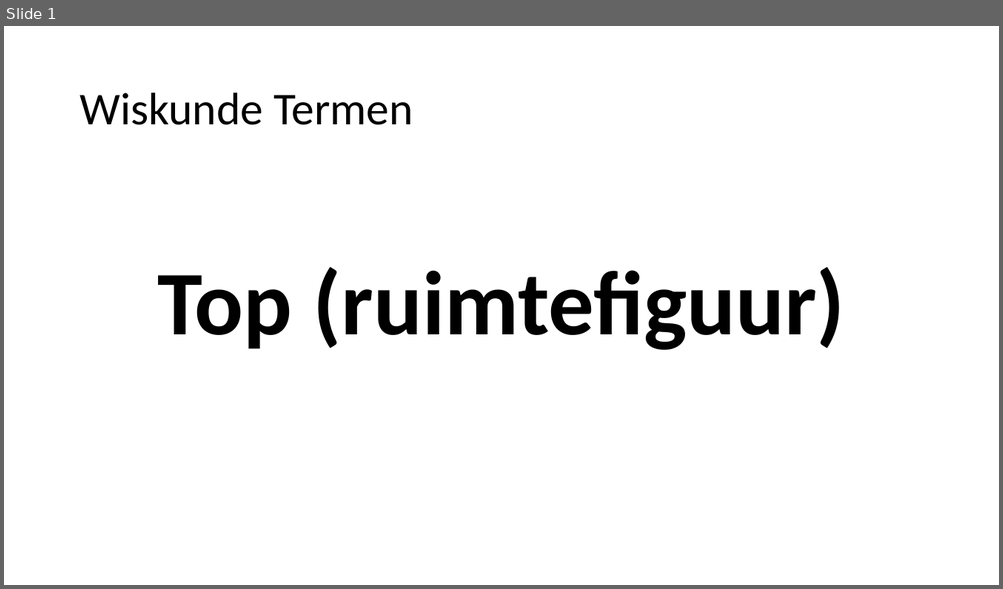
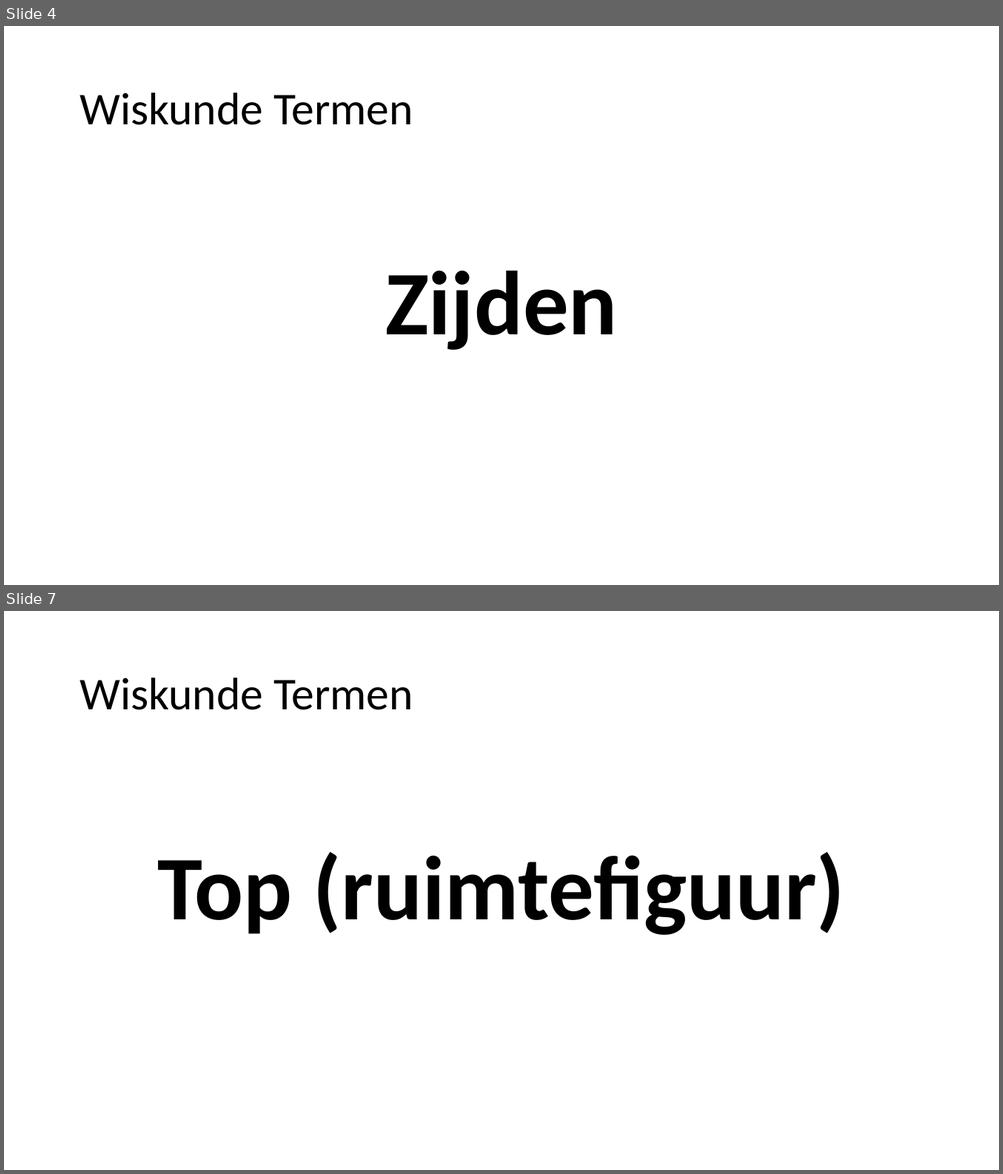
Before and after one commit to heinvinkel/wiskundetermen, a slide deck: meetkunde/AAAAMeetkunde.pptx. Shown one above the other, each under a label of ours: slide 1 before the commit, slides 4 and 7 after it; the slides between them are not shown. The pictures are 1003x589 and 1003x1174 pixels, drawn with LibreOffice and Linux fonts; fonts in the diff are those of the drawing. Boxes give left, top, right and bottom in pixels: in the first picture for what was removed or moved away, otherwise in the second. Text is boxed around its words. In the diff, an @@ line names an element or a change of style, - is before the commit and + after.

```diff
--- a/meetkunde/AAAAMeetkunde.pptx
+++ b/meetkunde/AAAAMeetkunde.pptx
@@ slide 4 added at [4, 26, 999, 585], background #FFFFFF @@
@@ title added at [79, 93, 413, 125], 44 pt, text #000000 @@
+Wiskunde Termen
@@ text added at [385, 270, 617, 350], 87.8 pt, text #000000, bold @@
+Zijden
@@ what was slide 1 is now slide 7 @@
```
Also in this commit, not shown: 5 other slides added, 13 other files.
